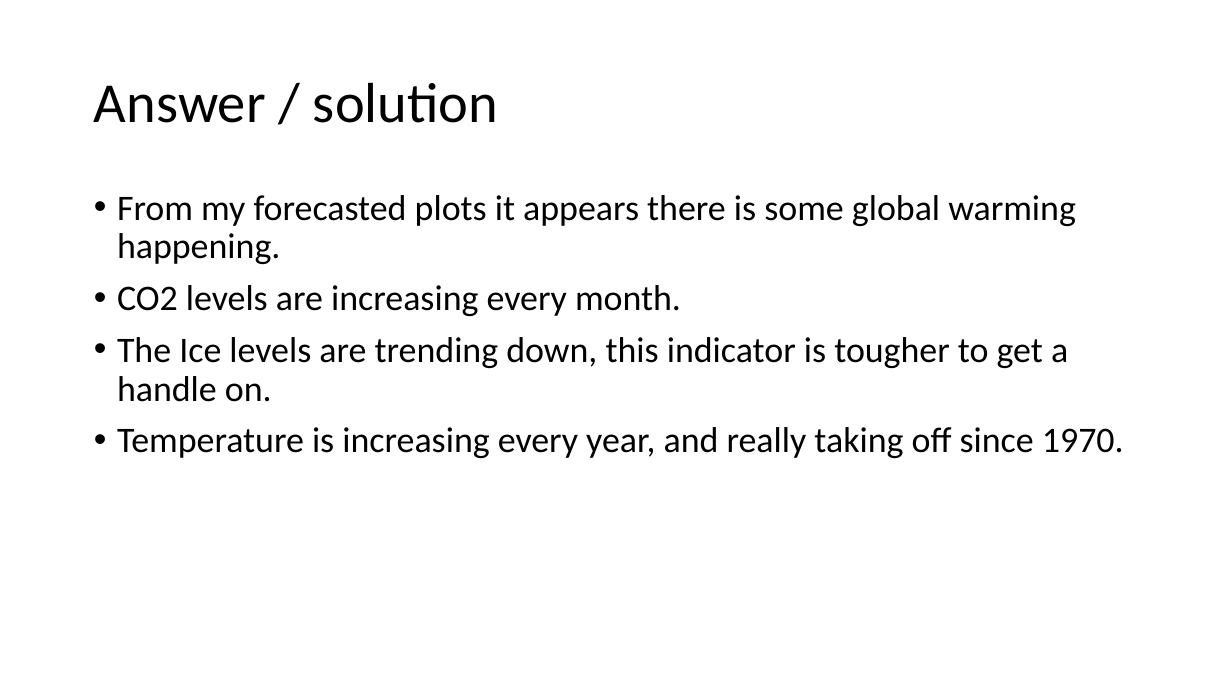
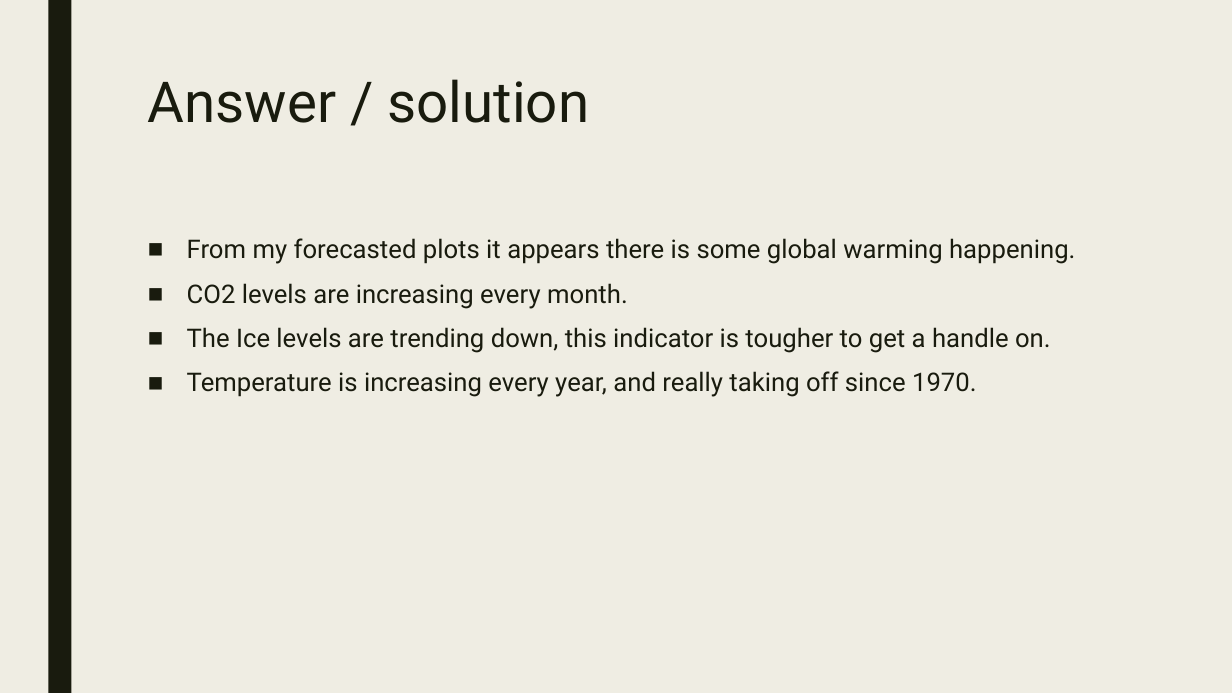
Before and after one commit to Clarkbar36/GDAT626_Final, a slide deck: slide 8 of Global Warming.pptx. Drawn at 1232x693 pixels with LibreOffice and Linux fonts; fonts in the diff are those of the drawing. Boxes give left, top, right and bottom in pixels: in the first picture for what was removed or moved away, otherwise in the second. Text is boxed around its words. In the diff, an @@ line names an element or a change of style, - is before the commit and + after.

```diff
--- a/Global Warming.pptx
+++ b/Global Warming.pptx
@@ background #FFFFFF to #EFEDE3 @@
@@ rectangle added at [48,0,71,693], fill #191B0E @@
@@ title "Answer / solution": place and size @@
-title "Answer / solution" at [94,82,498,123]
+title "Answer / solution" at [148,79,590,123]
@@ title "Answer / solution" at [148,79,590,123]: font Calibri to Roboto, text colour #000000 to #191B0E; line spacing 0.9 to 0.89; vertical alignment middle to top @@
@@ text "From my forecasted plots it ...": place and size @@
-text "From my forecasted plots it ..." at [117,195,1124,458]
+text "From my forecasted plots it ..." at [187,238,1075,397]
@@ text "From my forecasted plots it ..." at [187,238,1075,397]: size 28 to 20 pt, font Calibri to Roboto, text colour #000000 to #191B0E; bullet • to ■; line spacing 0.9 to 0.94; more space between paragraphs @@
```
Also in this commit, not shown: 7 other slides changed, 2 other files.
